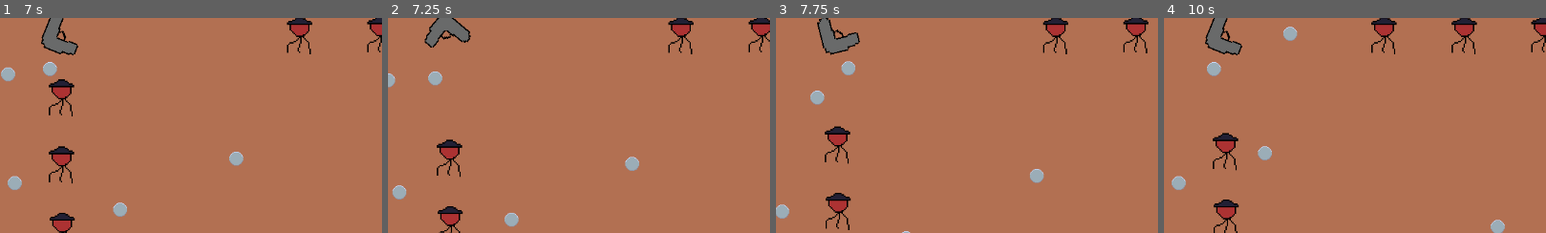
Above: before the commit, frames 1-4 (left to right).
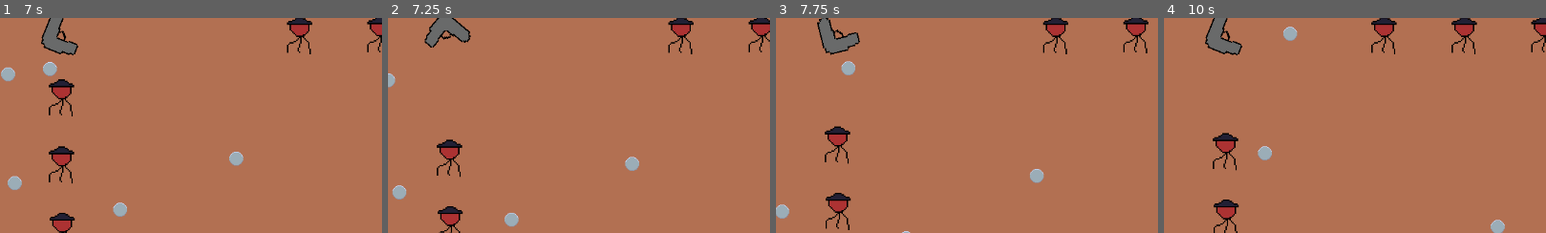
Above: after the commit, the same moments.

Repository: Guigo-dev/JuniperGameJam
Game: Godot game, scene res://Scenes/FasePrincipal.tscn
Two runs of this game, one before a commit and one after it. Both use one fixed random seed, a clock stepped at 60 frames per second and the inputs below.
Inputs:
- Up to frame 1 (7 s): hold Right (Direita) 0.53-2.03 s; tap Space (atirar) every 0.75 s from 0.6 to 6.6 s; hold Left (Esquerda) 2.03-4.28 s; hold Right (Direita) from 4.28 s (still down)
- Up to frame 2 (7.25 s): keep holding Right (Direita)
- Up to frame 3 (7.75 s): keep holding Right (Direita); tap Space (atirar) at 7.35 s
- Up to frame 4 (10 s): release Right (Direita) at 8.03 s; hold Left (Esquerda) 8.03-9.53 s; tap Space (atirar) at 8.1, 8.85, 9.6 s; hold Right (Direita) from 9.53 s (still down)
The pictures show only the part of the screen within x 42-92%, y 46-96%; the shares and areas given below are measured in that part.

Frame 1 is identical in both runs. In frame 2, 0.2% of the frame differs, in the area x 10-15%, y 24-32%; in frame 3, 0.2%; in frame 4, 0.4%, in the area x 2-15%, y 20-80%.

Commit message:
bala com penetration

Diff:
--- a/Scenes/FasePrincipal.tscn
+++ b/Scenes/FasePrincipal.tscn
@@ -70,7 +70,7 @@
 offset_bottom = 40.0
 theme_override_colors/default_color = Color(0.56078434, 0.3372549, 0.23137255, 1)
 theme_override_font_sizes/normal_font_size = 20
-text = "5"
+text = "0"
 scroll_active = false
 horizontal_alignment = 1
 vertical_alignment = 1
--- a/Scripts/bala.gd
+++ b/Scripts/bala.gd
@@ -1,14 +1,21 @@
 extends Area2D
 
 var direction
-var speed = 30
+@export var speed = 30
+@export var penetration = 1
 var target: Node2D
 
+
+func _ready() -> void:
+	add_to_group("bala")
 
 # Called every frame. 'delta' is the elapsed time since the previous frame.
 func _process(delta: float) -> void:
 	direction = global_position.direction_to(target.global_position)
 	global_position += direction * speed * delta * -1
+	if(penetration == 0):
+		free()
 
-func _ready() -> void:
-	add_to_group("bala")
+func _on_area_entered(area: Area2D) -> void:
+	if(area.is_in_group("enemy")):
+		penetration -= 1
Binary file added: Sprites/arma1.aseprite
Binary file added: Sprites/paleta farwest gun.aseprite
